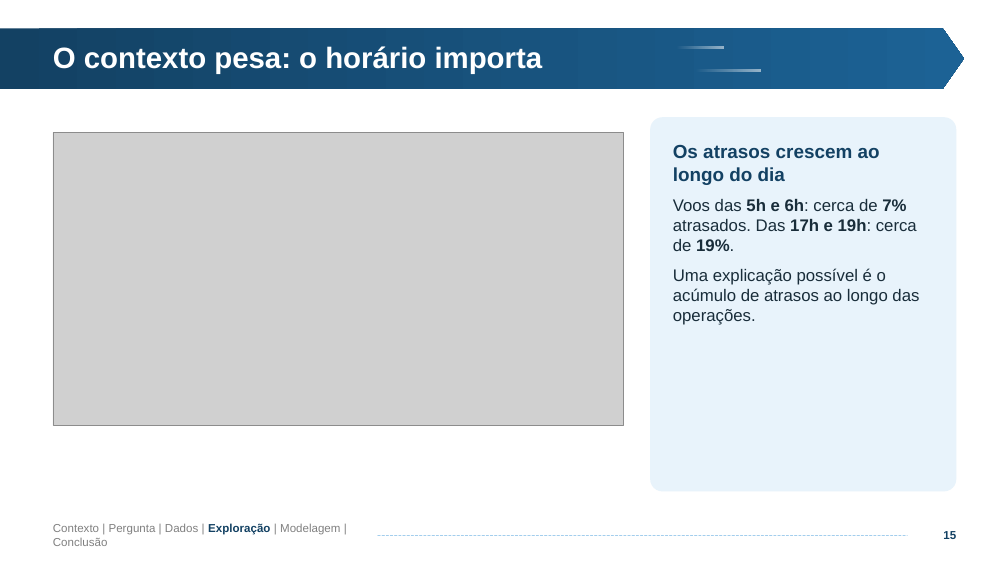
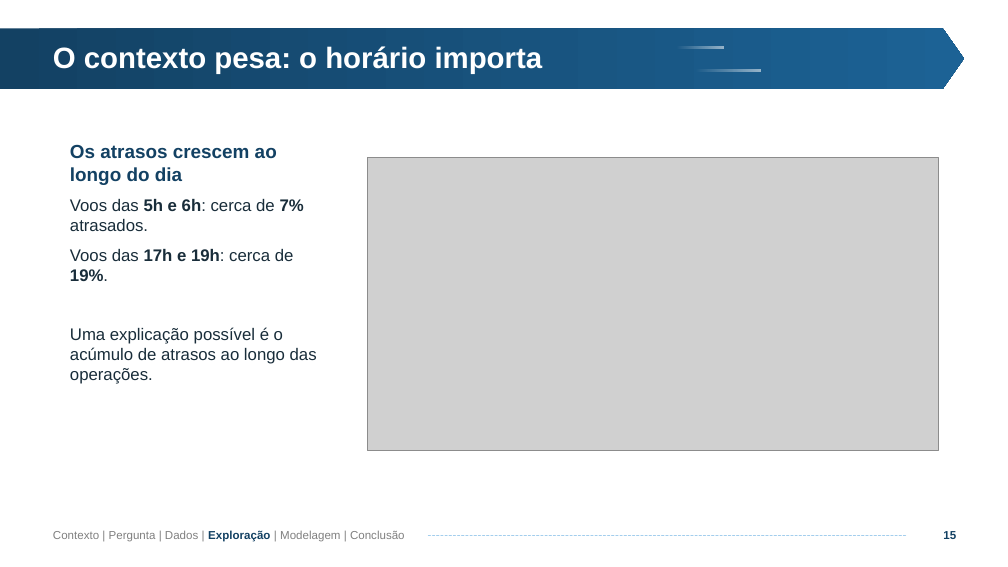
Before and after one commit to Matex0406/Projeto_2_CB, a slide deck: slide 15 of Projeto 2 - CB.pptx. Drawn at 1008x567 pixels with LibreOffice and Linux fonts; fonts in the diff are those of the drawing; grey boxes stand for pictures; background and template pictures are left out. Boxes give left, top, right and bottom in pixels: in the first picture for what was removed or moved away, otherwise in the second. Text is boxed around its words. In the diff, an @@ line names an element or a change of style, - is before the commit and + after.

```diff
--- a/Projeto 2 - CB.pptx
+++ b/Projeto 2 - CB.pptx
@@ rounded rectangle removed at [650,117,957,492] @@
@@ text "Os atrasos crescem ao longo ...": place and size @@
-text "Os atrasos crescem ao longo ..." at [673,145,919,325]
+text "Os atrasos crescem ao longo ..." at [70,145,317,384]
@@ picture: place and size @@
-picture at [53,132,624,426]
+picture at [368,158,938,451]
@@ text at [70,199,304,281]: text changed @@
-Voos das 5h e 6h: cerca de 7% atrasados. Das 17h e 19h: cerca de 19%.
+Voos das 5h e 6h: cerca de 7% atrasados.
+Voos das 17h e 19h: cerca de 19%.
@@ text "Contexto | Pergunta | Dados ..." rewrapped from [53,523,340,546] to [53,530,405,542] @@
@@ line moved from (378, 535) - (907, 535) to (429, 535) - (907, 535) @@
```
Also in this commit, not shown: 30 other slides changed, 2 other files.
